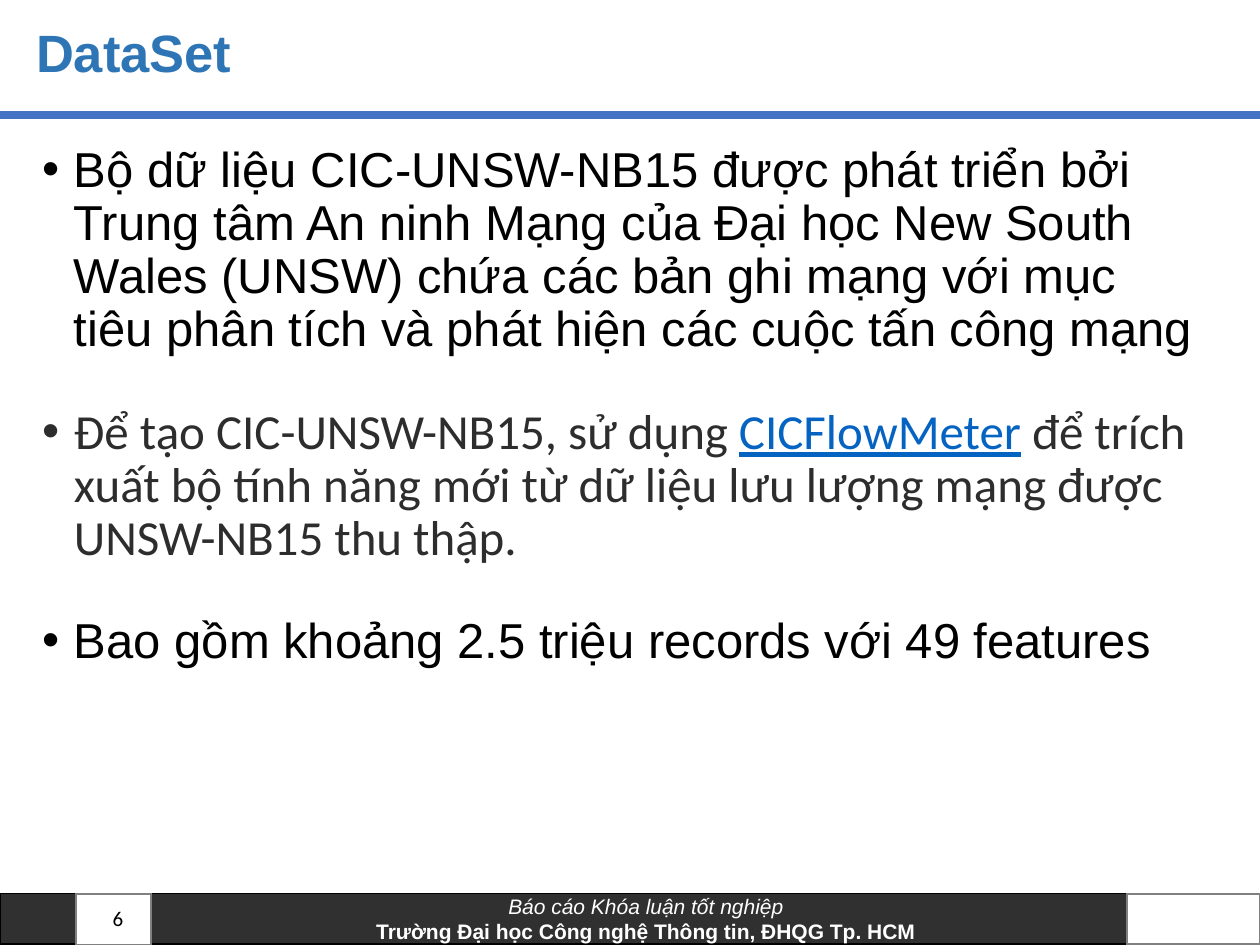
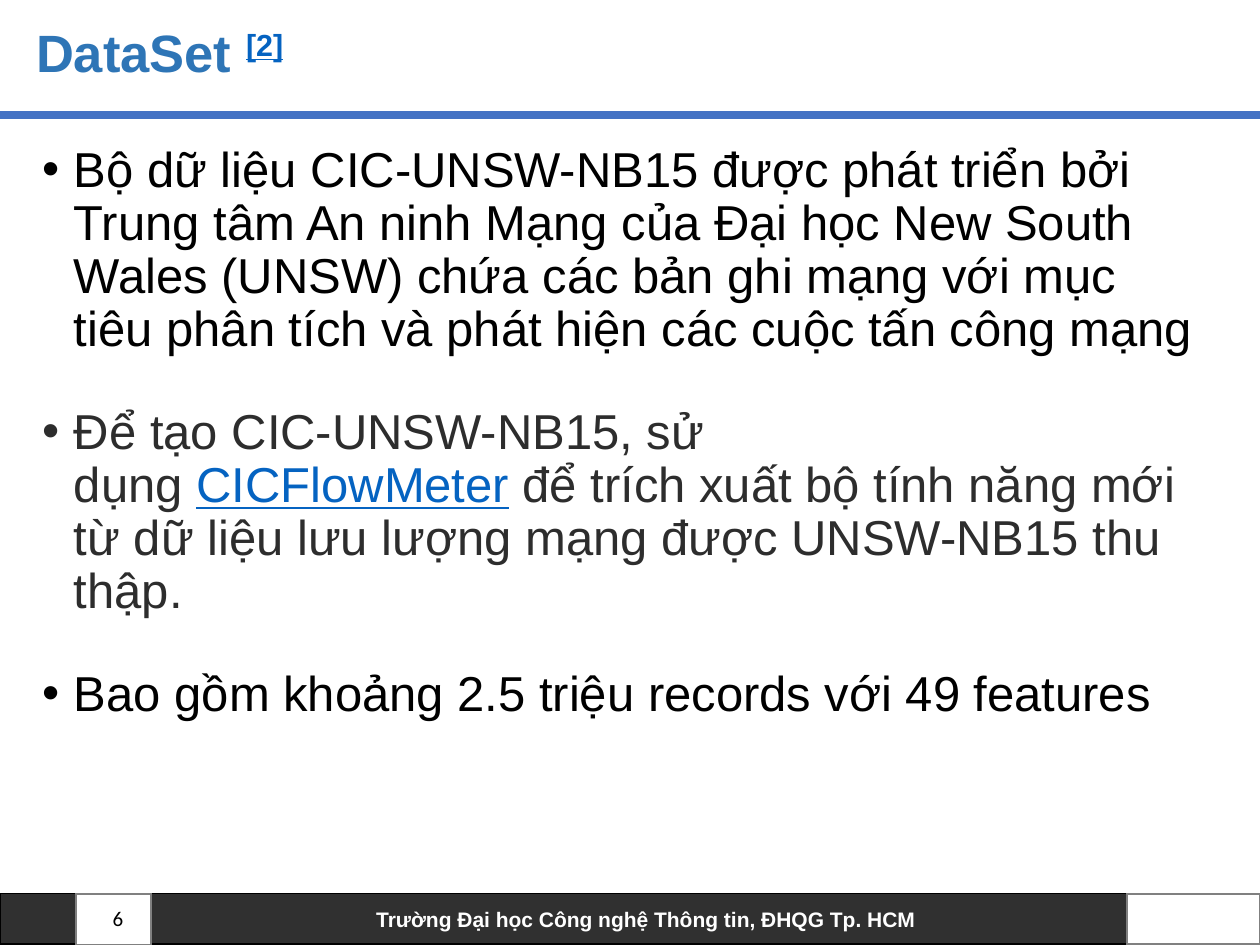
Before and after one commit to truclb/AnToanHeThongTin, a slide deck: slide 6 of FederatedLearning.pptx. Drawn at 1260x945 pixels with LibreOffice and Linux fonts; fonts in the diff are those of the drawing; background and template pictures are left out. Boxes give left, top, right and bottom in pixels: in the first picture for what was removed or moved away, otherwise in the second. Text is boxed around its words. In the diff, an @@ line names an element or a change of style, - is before the commit and + after.

```diff
--- a/FederatedLearning.pptx
+++ b/FederatedLearning.pptx
@@ title at bbox=[36, 34, 283, 73]: text changed @@
-DataSet
+DataSet [2]
@@ text at bbox=[74, 410, 1175, 618]: font Calibri to Arial in "Để tạo CIC-UNSW-NB15, sử dụng CICFlowMeter để ..." @@
@@ text in rectangle at bbox=[508, 898, 783, 919]: paragraph removed @@
-Báo cáo Khóa luận tốt nghiệp
```
Also in this commit, not shown: 11 other slides changed, 3 slides added.
